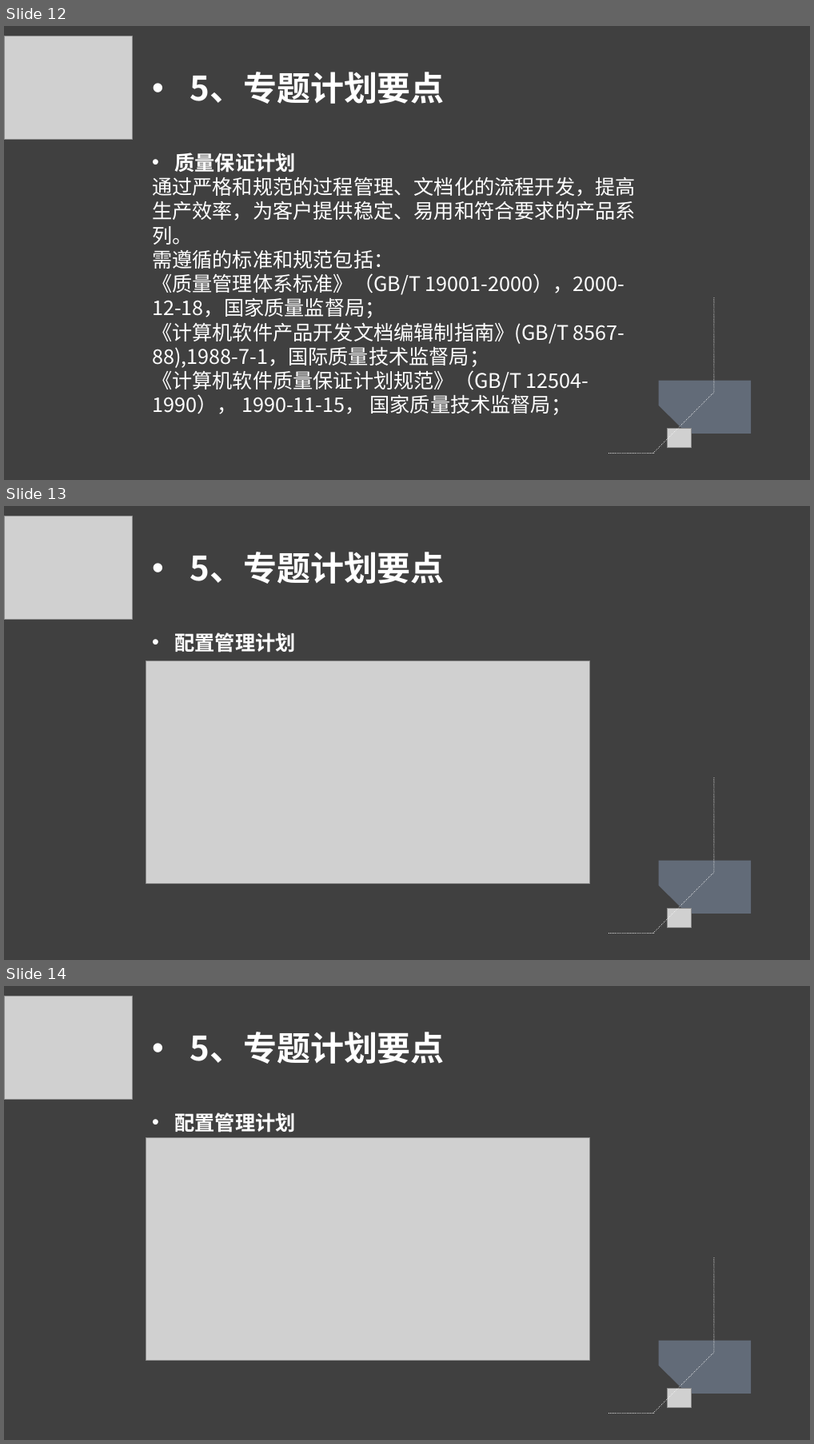
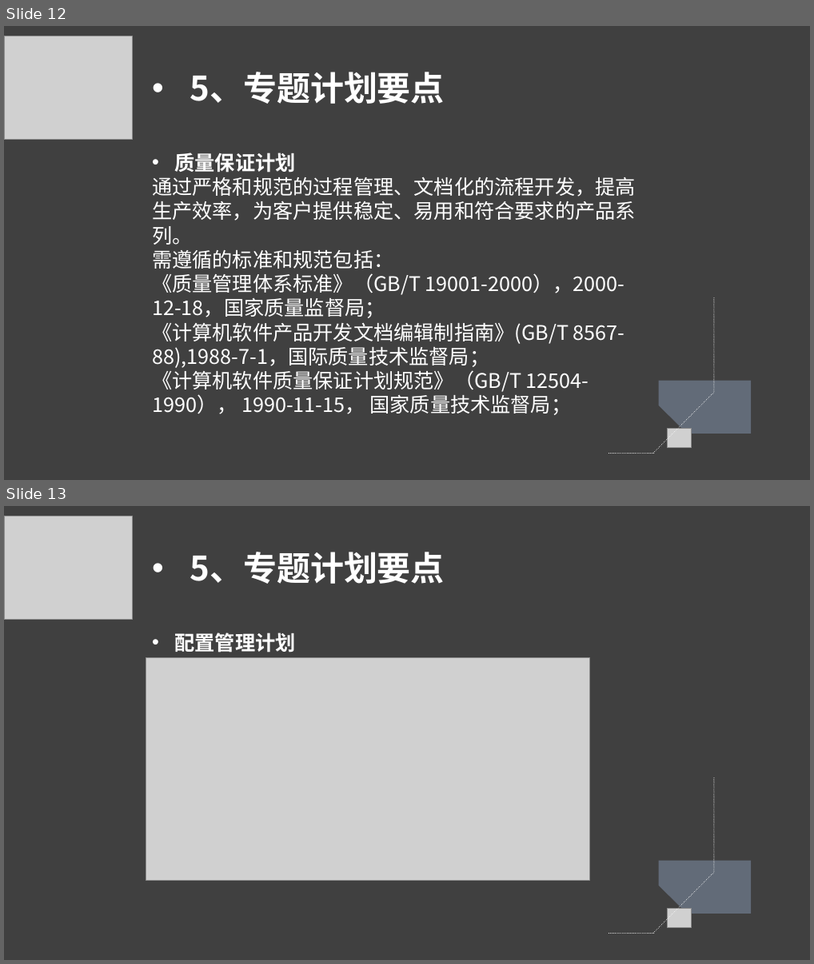
Before and after one commit to G003Team/wendang, a slide deck: G3可行性报告2.pptx. Shown one above the other, each under a label of ours: slides 12, 13 and 14 before the commit, slides 12 and 13 after it. The pictures are 814x1444 and 814x964 pixels, drawn with LibreOffice and Linux fonts; fonts in the diff are those of the drawing; grey boxes stand for pictures. Boxes give left, top, right and bottom in pixels: in the first picture for what was removed or moved away, otherwise in the second. Text is boxed around its words. In the diff, an @@ line names an element or a change of style, - is before the commit and + after.

```diff
--- a/G3可行性报告2.pptx
+++ b/G3可行性报告2.pptx
@@ slide 13 removed at (4, 506, 810, 960), background #404040 @@
@@ picture removed at (4, 516, 132, 620) @@
@@ text removed at (190, 552, 444, 584) @@
-• 5、专题计划要点
@@ text removed at (175, 632, 296, 652) @@
-• 配置管理计划
@@ picture removed at (146, 660, 590, 883) @@
@@ freeform shape removed at (654, 776, 714, 932) @@
@@ freeform shape removed at (659, 860, 752, 914) @@
@@ picture removed at (668, 908, 692, 927) @@
@@ freeform shape removed at (610, 932, 655, 932) @@
@@ what was slide 14 is now slide 13 @@
```
